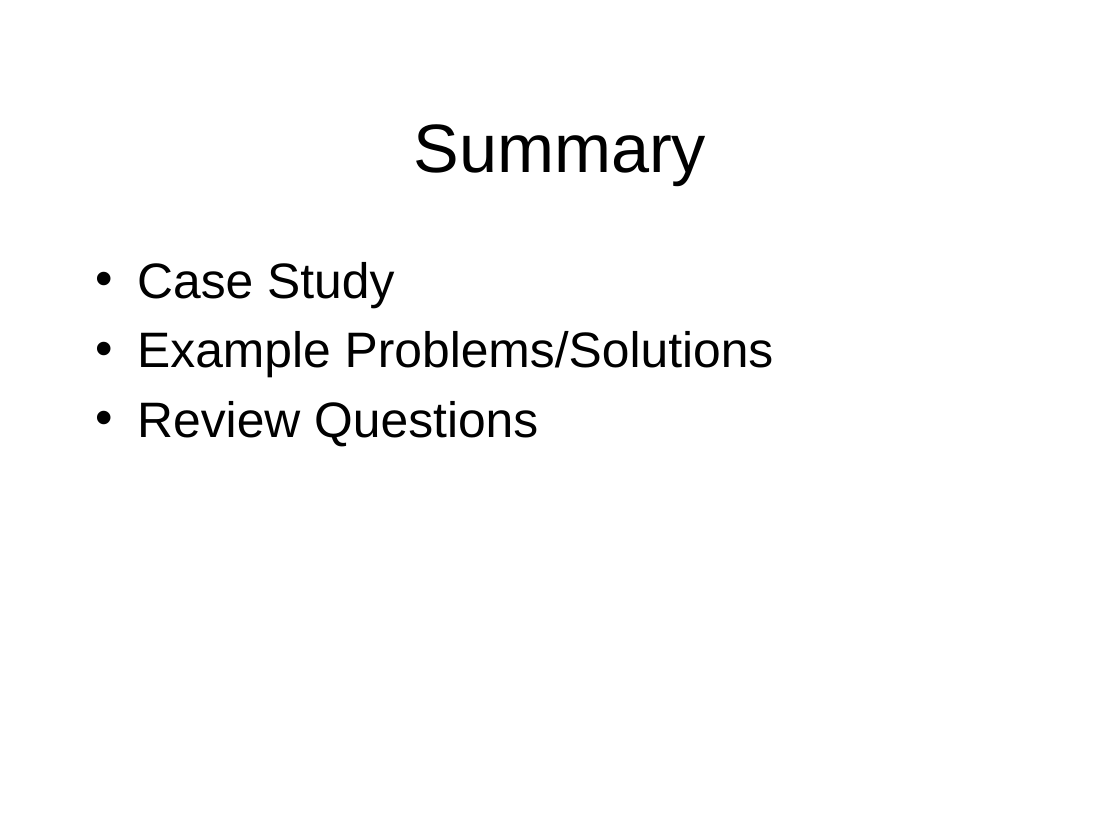
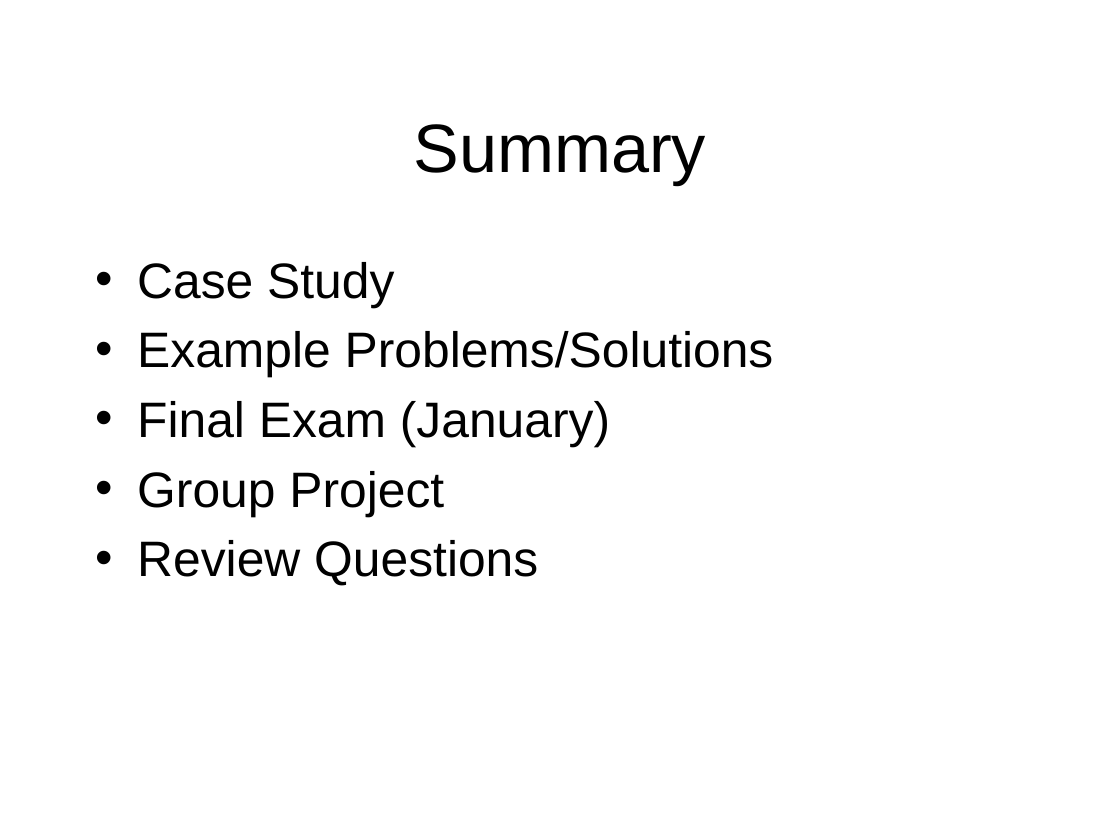
Before and after one commit to octaviordz/zjnu2017.github.io, a slide deck: slide 30 of OOAD/lectures/110--Revision.pptx (slide 28 before the commit). Drawn at 1120x840 pixels with LibreOffice and Linux fonts; fonts in the diff are those of the drawing. Boxes give left, top, right and bottom in pixels: in the first picture for what was removed or moved away, otherwise in the second. Text is boxed around its words. In the diff, an @@ line names an element or a change of style, - is before the commit and + after.

```diff
--- a/OOAD/lectures/110--Revision.pptx
+++ b/OOAD/lectures/110--Revision.pptx
@@ text at [137, 401, 610, 517]: paragraphs added @@
+• Final Exam (January)
+• Group Project
```
Also in this commit, not shown: 4 other slides changed, 2 slides added, 2 other files.
